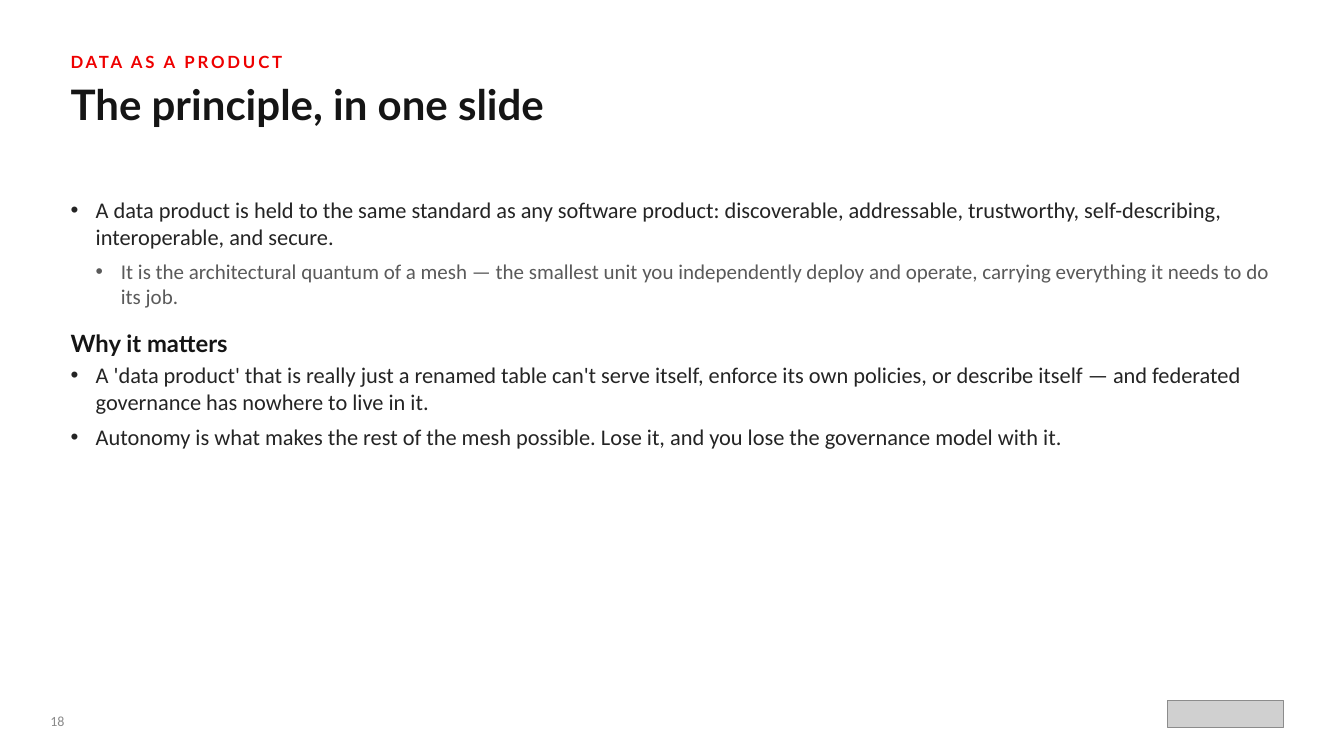
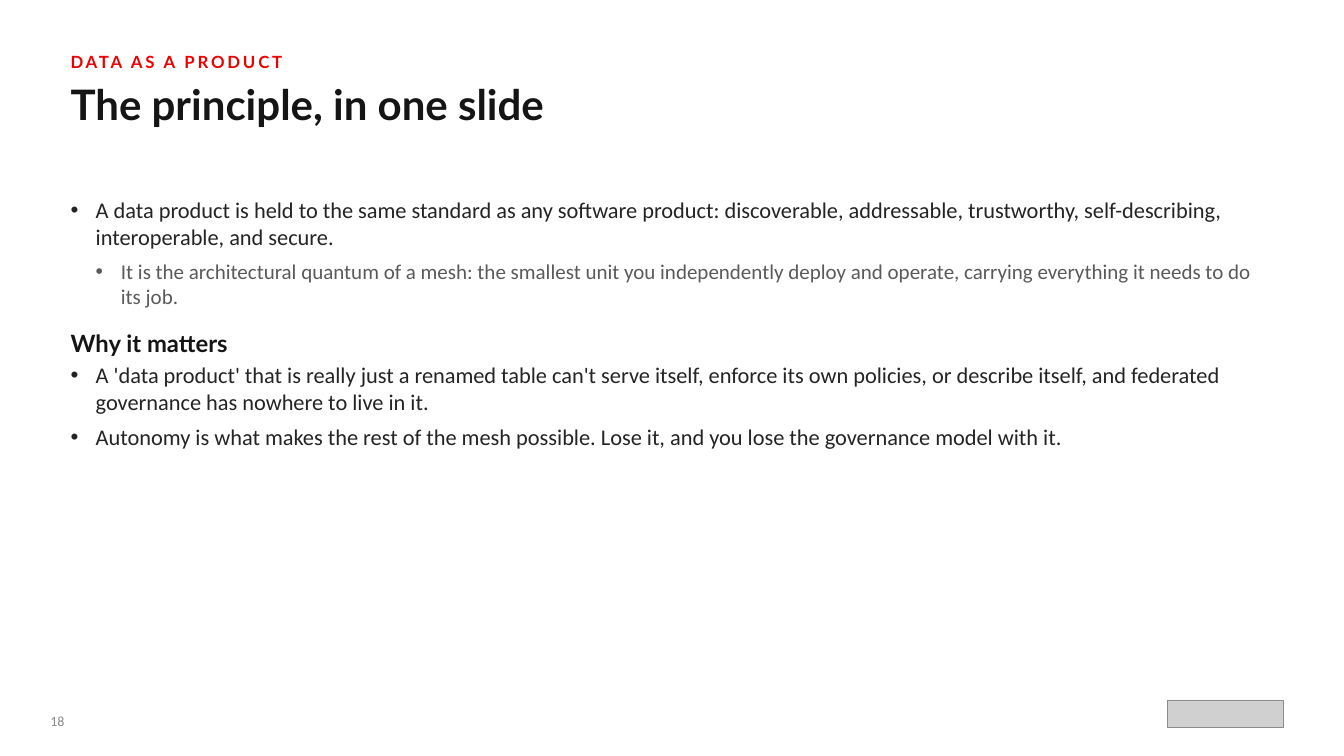
Before and after one commit to patterncatalyst/datamesh-reference-arch-python, a slide deck: slide 19 of presentation/data-mesh-openshift/Data_Mesh_on_OpenShift.pptx. Drawn at 1344x756 pixels with LibreOffice and Linux fonts; fonts in the diff are those of the drawing; grey boxes stand for pictures. Boxes give left, top, right and bottom in pixels: in the first picture for what was removed or moved away, otherwise in the second. Text is boxed around its words. In the diff, an @@ line names an element or a change of style, - is before the commit and + after.

Commit message:
docs(deck): professional-voice pass on the data-mesh decks
Remove em dashes, chapter/section cross-references, and ban-tier verbal
tics (deliberately, earns its place, load-bearing, worth noticing, honest,
on purpose, not a toy, rest of this deck) from The Data Mesh 101 and
Data Mesh on OpenShift pptxgenjs sources, then rebuild both decks.

```diff
--- a/presentation/data-mesh-openshift/Data_Mesh_on_OpenShift.pptx
+++ b/presentation/data-mesh-openshift/Data_Mesh_on_OpenShift.pptx
@@ text at bbox=[121, 264, 1250, 308]: text changed @@
-  • It is the architectural quantum of a mesh — the smallest unit you independently deploy and operate, carrying everything it needs to do its job.
+  • It is the architectural quantum of a mesh: the smallest unit you independently deploy and operate, carrying everything it needs to do its job.
@@ text at bbox=[96, 367, 1219, 414]: text changed @@
-• A 'data product' that is really just a renamed table can't serve itself, enforce its own policies, or describe itself — and federated governance has nowhere to live in it.
+• A 'data product' that is really just a renamed table can't serve itself, enforce its own policies, or describe itself, and federated governance has nowhere to live in it.
```
Also in this commit, not shown: 53 other slides changed, 4 other files.
